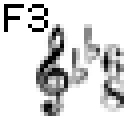
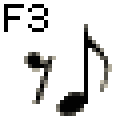
Layers edited between the first and the second 128 x 128 image:
hid "Layer 3" over [36, 24, 124, 116]
added layer "Layer 1 copia" above "Layer 1" over [24, 24, 112, 116]
